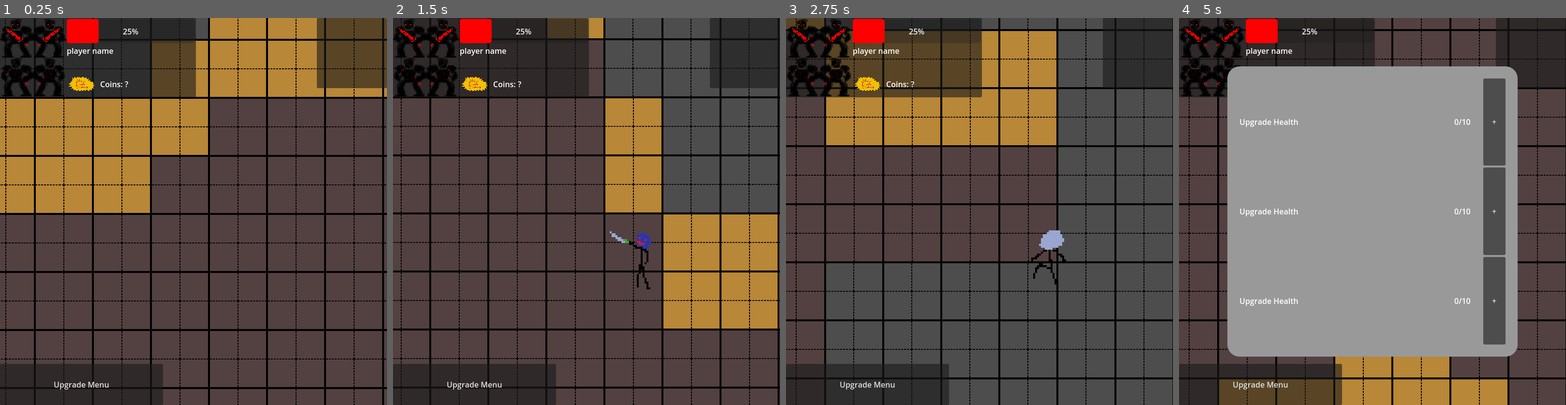
Above: before the commit, frames 1-4 (left to right).
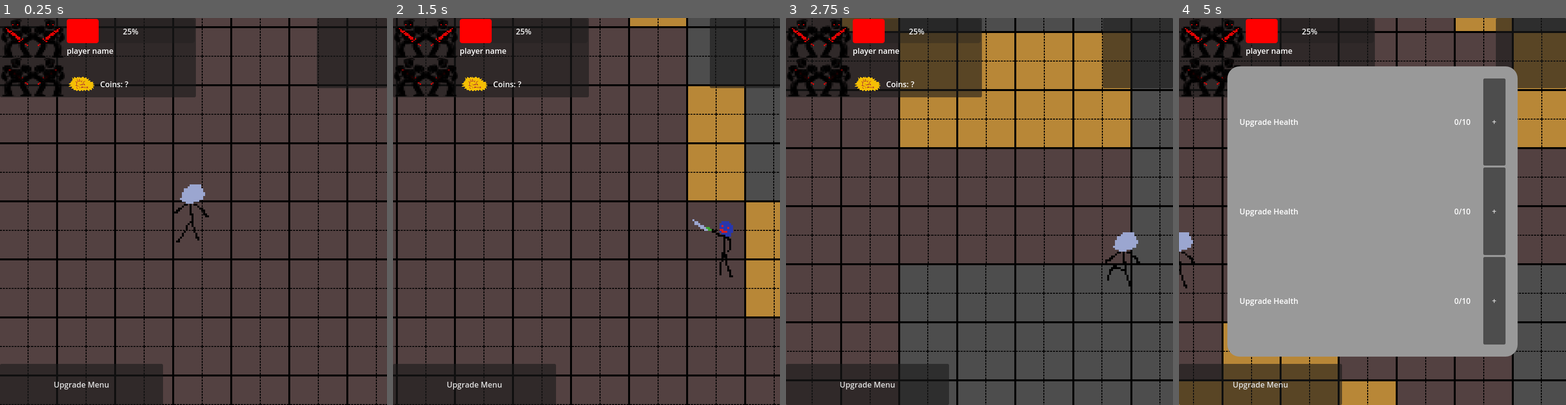
Above: after the commit, the same moments.

Repository: jible/capstone
Game: Godot game, scene res://scenes/testScenes/test_level.tscn
Two runs of this game, one before a commit and one after it. Both use one fixed random seed, a clock stepped at 60 frames per second and the inputs below. This scene is started directly instead of the project's main scene.
Inputs (mouse positions are in pixels of both pictures, inside the frame that each line leads up to):
- Up to frame 1 (0.25 s): no input
- Up to frame 2 (1.5 s): move the mouse to (671, 192) at 0.52 s; hold Right (right) 0.53-1.28 s; tap Space (attack) at 0.6, 1.35 s; move the mouse to (509, 230) at 1.27 s; hold Down (down) from 1.28 s (still down)
- Up to frame 3 (2.75 s): move the mouse to (1018, 126) at 2.02 s; release Down (down) at 2.03 s; hold Right (right) from 2.03 s (still down); tap Space (attack) at 2.1 s
- Up to frame 4 (5 s): move the mouse to (1353, 288) at 2.77 s; release Right (right) at 2.78 s; hold Tab (OpenUpgrades) 2.78-3.53 s; tap Space (attack) at 2.85, 3.6, 4.35 s; move the mouse to (1488, 269) at 3.52 s; hold Left (left) from 3.53 s (still down); move the mouse to (1256, 153) at 4.27 s

The runs differ from the first frame. In frame 1, 38% of the frame differs, in the area x 0-100%, y 0-100%; in frame 2, 31%; in frame 3, 25%; in frame 4, 15%.

Commit message:
cleaned up camera and player

Diff:
--- a/scenes/prefabs/player/player.gd
+++ b/scenes/prefabs/player/player.gd
@@ -2,8 +2,6 @@
 
 
 @onready var mobility_manager= $"Mobility Manager"
-@export var drag_coefficient: float
-@onready var drag:float  = 1.0 - drag_coefficient
 
 
 func _physics_process(_delta):
--- a/scripts/camera/special_camera.gd
+++ b/scripts/camera/special_camera.gd
@@ -12,6 +12,7 @@
 #var settings = {
 	#"" :,
 #}
+@export var follow_speed: float = 2
 @export var target: Node = null
 @export var follow_player: bool
 
@@ -23,6 +24,7 @@
 func _ready():
 	if follow_player:
 		assert(target !=null, "no player found for camera")
+		position = target.position
 	pass # Replace with function body.
 
 
@@ -38,13 +40,13 @@
 	if target:
 		# Get the current position of the camera and the target's position
 		var target_position = target.position
-		var follow_speed = 5
 		if abs(target_position.x - position.x) < free_axis["x"]:
 			target_position.x = position.x
 		if abs(target_position.y - position.y) < free_axis["y"]:
 			target_position.y = position.y
 		# Interpolate between the current position and the target position
-		var new_position = lerp(position, target_position, delta * follow_speed)
+		var new_position = lerp(position
+		, target_position, delta * follow_speed)
 
 		# Update the camera's position
 		position = new_position
